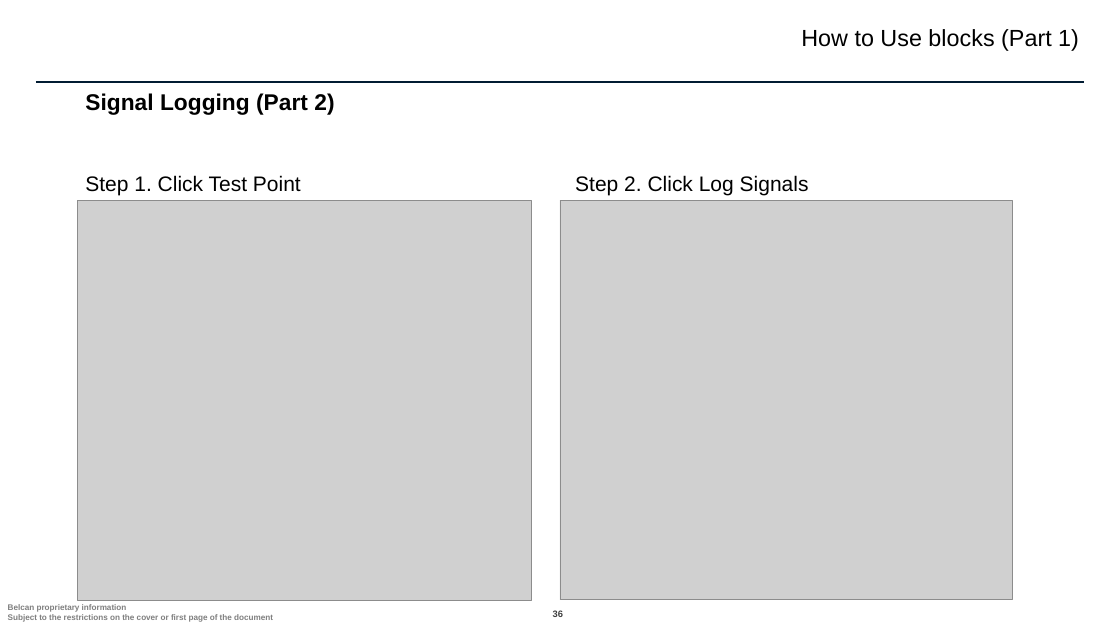
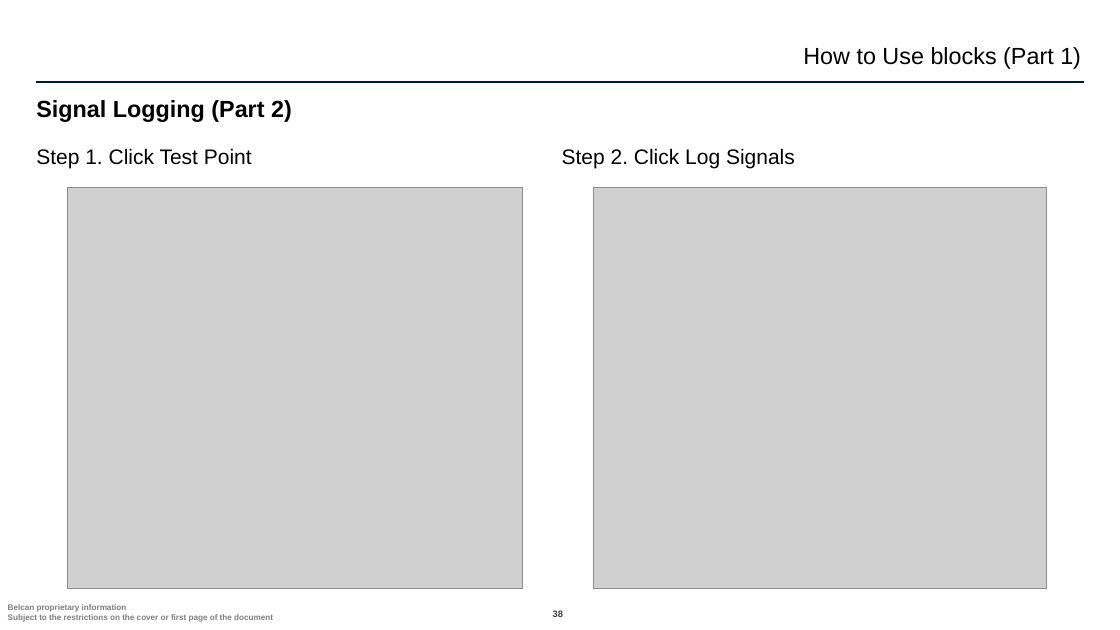
Before and after one commit to ntylerbelcan/aviation-controls-simulink-training-Belcan, a slide deck: slide 38 of ch01/Chapter 1 - Belcan.pptx (slide 36 before the commit). Drawn at 1120x630 pixels with LibreOffice and Linux fonts; fonts in the diff are those of the drawing; grey boxes stand for pictures; background and template pictures are left out. Boxes give left, top, right and bottom in pixels: in the first picture for what was removed or moved away, otherwise in the second. Text is boxed around its words. In the diff, an @@ line names an element or a change of style, - is before the commit and + after.

```diff
--- a/ch01/Chapter 1 - Belcan.pptx
+++ b/ch01/Chapter 1 - Belcan.pptx
@@ text "How to Use blocks (Part ...": place and size @@
-text "How to Use blocks (Part ..." at bbox=[801, 29, 1079, 51]
+text "How to Use blocks (Part ..." at bbox=[803, 47, 1081, 69]
@@ title "Signal Logging (Part 2)": place and size @@
-title "Signal Logging (Part 2)" at bbox=[85, 93, 334, 115]
+title "Signal Logging (Part 2)" at bbox=[36, 100, 292, 122]
@@ title "Signal Logging (Part 2)" at bbox=[36, 100, 292, 122]: size 19.5 to 20 pt @@
@@ text "Step 1. Click Test Point" at bbox=[36, 148, 252, 169]: more space between paragraphs @@
@@ text "Step 1. Click Test Point": place and size @@
-text "Step 1. Click Test Point" at bbox=[85, 175, 301, 195]
+text "Step 1. Click Test Point" at bbox=[36, 148, 252, 169]
@@ text "Step 2. Click Log Signals": place and size @@
-text "Step 2. Click Log Signals" at bbox=[575, 175, 809, 195]
+text "Step 2. Click Log Signals" at bbox=[562, 148, 795, 169]
@@ text "Step 2. Click Log Signals" at bbox=[562, 148, 795, 169]: more space between paragraphs @@
@@ picture: place and size @@
-picture at bbox=[77, 201, 531, 601]
+picture at bbox=[67, 187, 523, 589]
@@ picture: place and size @@
-picture at bbox=[560, 200, 1012, 600]
+picture at bbox=[593, 187, 1047, 589]
```
Also in this commit, not shown: 46 other slides changed, 3 slides added.
